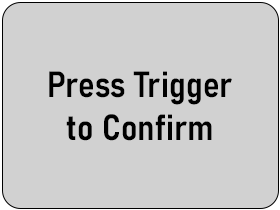
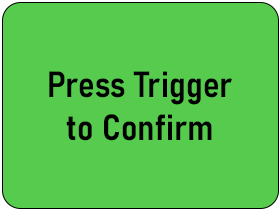
Before/after of a (280, 210) layered artwork. What changed in the layer stack:
painted on "Rectangle 1" over (3, 3, 278, 208)
